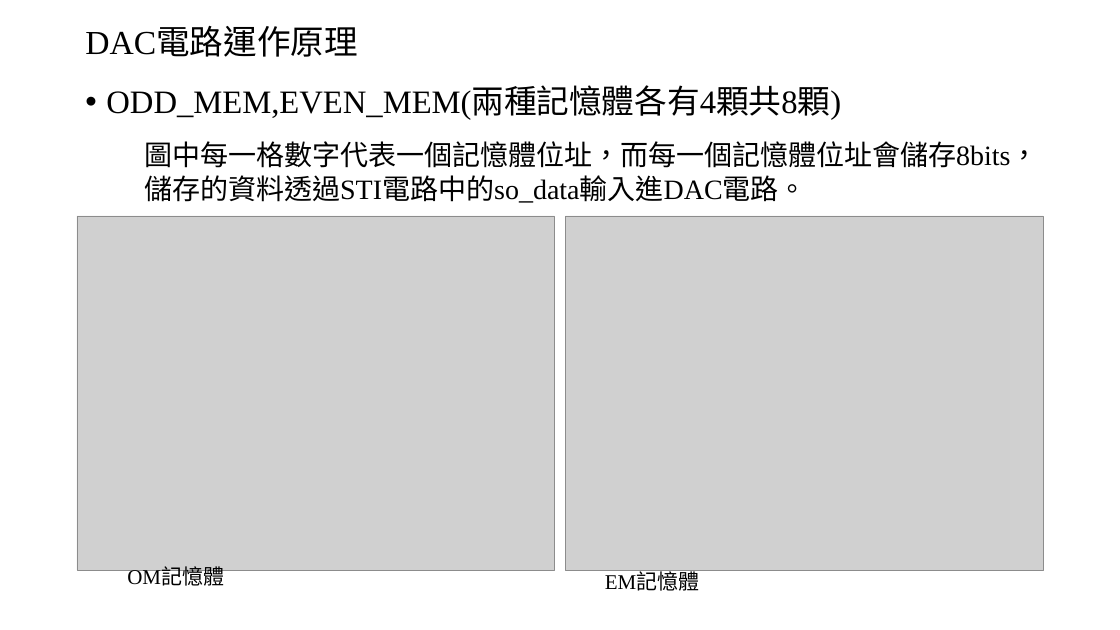
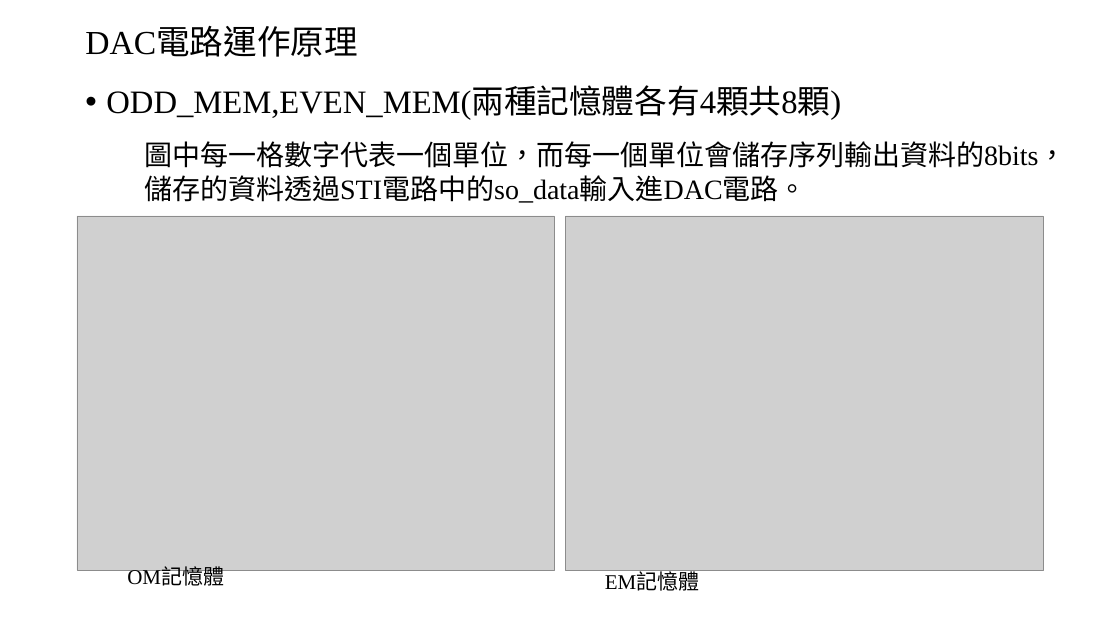
Before and after one commit to Chi-Yung/Chi-Yung, a slide deck: slide 10 of 報告.pptx. Drawn at 1120x630 pixels with LibreOffice and Linux fonts; fonts in the diff are those of the drawing; grey boxes stand for pictures. Boxes give left, top, right and bottom in pixels: in the first picture for what was removed or moved away, otherwise in the second. Text is boxed around its words. In the diff, an @@ line names an element or a change of style, - is before the commit and + after.

```diff
--- a/報告.pptx
+++ b/報告.pptx
@@ text at box(144, 141, 1066, 203): text changed @@
-圖中每一格數字代表一個記憶體位址，而每一個記憶體位址會儲存8bits， 儲存的資料透過STI電路中的so_data輸入進DAC電路。
+圖中每一格數字代表一個單位，而每一個單位會儲存序列輸出資料的8bits， 儲存的資料透過STI電路中的so_data輸入進DAC電路。
```
Also in this commit, not shown: 2 other slides changed, 2 slides added.
